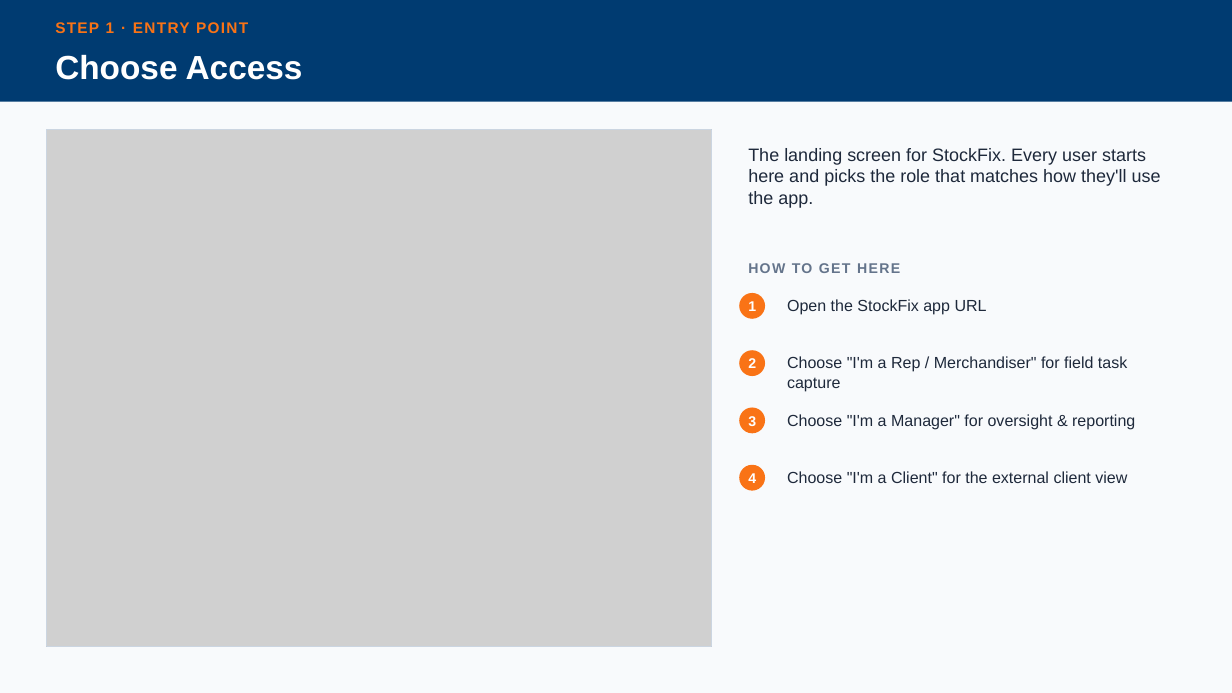
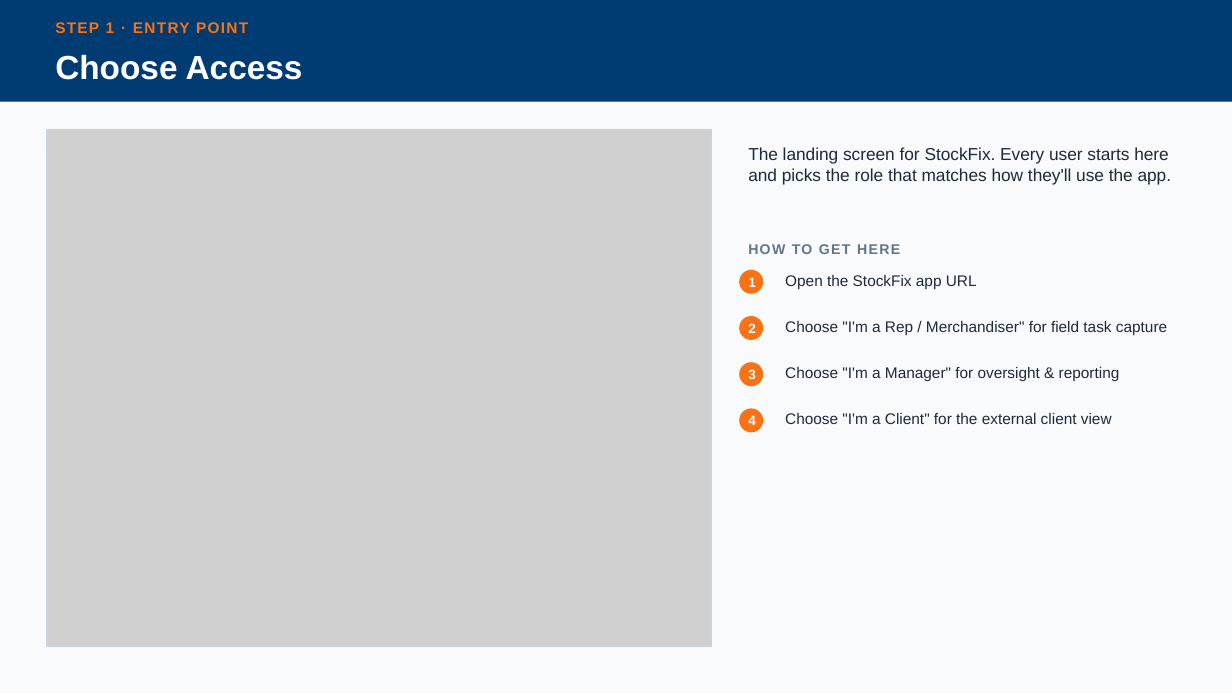
Before and after one commit to cpillay2404/Stockfix, a slide deck: slide 2 of screenshots/StockFix_Navigation_Guide.pptx. Drawn at 1232x693 pixels with LibreOffice and Linux fonts; fonts in the diff are those of the drawing; grey boxes stand for pictures. Boxes give left, top, right and bottom in pixels: in the first picture for what was removed or moved away, otherwise in the second. Text is boxed around its words. In the diff, an @@ line names an element or a change of style, - is before the commit and + after.

```diff
--- a/screenshots/StockFix_Navigation_Guide.pptx
+++ b/screenshots/StockFix_Navigation_Guide.pptx
@@ text "The landing screen for StockFix. ..." at bbox=[748, 147, 1172, 185]: size 14 to 13.5 pt @@
@@ text "HOW TO GET HERE": place and size @@
-text "HOW TO GET HERE" at bbox=[748, 263, 900, 273]
+text "HOW TO GET HERE" at bbox=[748, 244, 900, 254]
@@ text "Open the StockFix app URL": place and size @@
-text "Open the StockFix app URL" at bbox=[787, 299, 987, 315]
+text "Open the StockFix app URL" at bbox=[785, 275, 977, 289]
@@ text "1": place and size @@
-text "1" at bbox=[748, 301, 756, 311]
+text "1" at bbox=[748, 277, 755, 287]
@@ ellipse: place and size @@
-ellipse at bbox=[739, 293, 765, 319]
+ellipse at bbox=[739, 270, 763, 294]
@@ text "2": place and size @@
-text "2" at bbox=[748, 358, 756, 368]
+text "2" at bbox=[748, 323, 755, 333]
@@ ellipse: place and size @@
-ellipse at bbox=[739, 350, 765, 376]
+ellipse at bbox=[739, 316, 763, 340]
@@ text "Choose "I'm a Rep / ...": place and size @@
-text "Choose "I'm a Rep / ..." at bbox=[787, 356, 1127, 392]
+text "Choose "I'm a Rep / ..." at bbox=[785, 321, 1167, 335]
@@ text "Choose "I'm a Manager" for ...": place and size @@
-text "Choose "I'm a Manager" for ..." at bbox=[787, 414, 1135, 430]
+text "Choose "I'm a Manager" for ..." at bbox=[785, 367, 1120, 381]
@@ text "3": place and size @@
-text "3" at bbox=[748, 416, 756, 426]
+text "3" at bbox=[748, 369, 755, 379]
@@ ellipse: place and size @@
-ellipse at bbox=[739, 408, 765, 433]
+ellipse at bbox=[739, 362, 763, 386]
@@ size 11 to 10.5 pt in 4 elements at bbox=[748, 277, 755, 287], bbox=[748, 323, 755, 333], bbox=[748, 369, 755, 379], bbox=[748, 416, 755, 425] @@
@@ text "4": place and size @@
-text "4" at bbox=[748, 473, 756, 483]
+text "4" at bbox=[748, 416, 755, 425]
@@ ellipse: place and size @@
-ellipse at bbox=[739, 465, 765, 491]
+ellipse at bbox=[739, 409, 763, 433]
@@ size 12.5 to 12 pt in 4 elements at bbox=[785, 275, 977, 289], bbox=[785, 321, 1167, 335], bbox=[785, 367, 1120, 381], bbox=[785, 413, 1112, 424] @@
@@ text "Choose "I'm a Client" for ...": place and size @@
-text "Choose "I'm a Client" for ..." at bbox=[787, 471, 1127, 483]
+text "Choose "I'm a Client" for ..." at bbox=[785, 413, 1112, 424]
```
Also in this commit, not shown: 8 other slides changed, 7 slides added, 2 slides removed, 8 other files.
